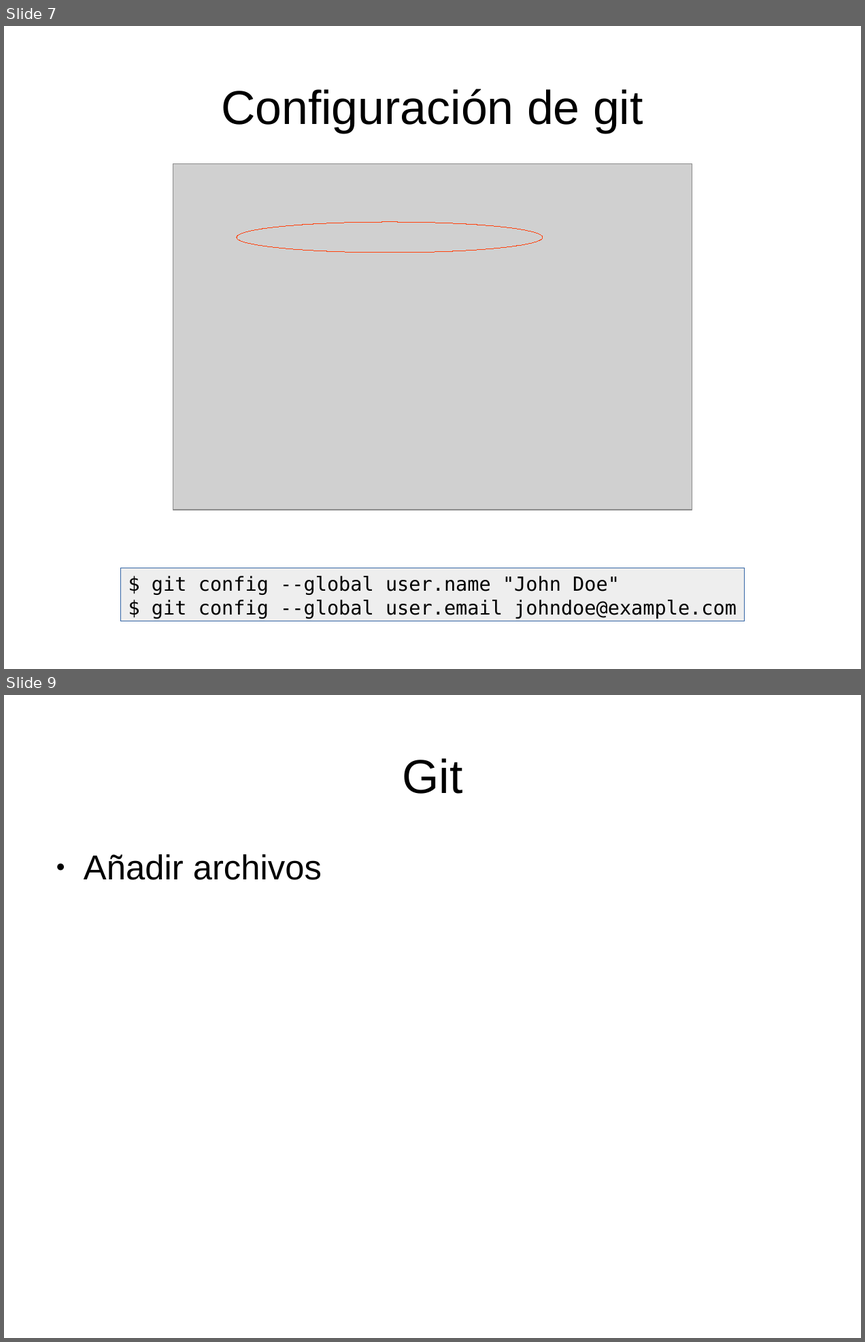
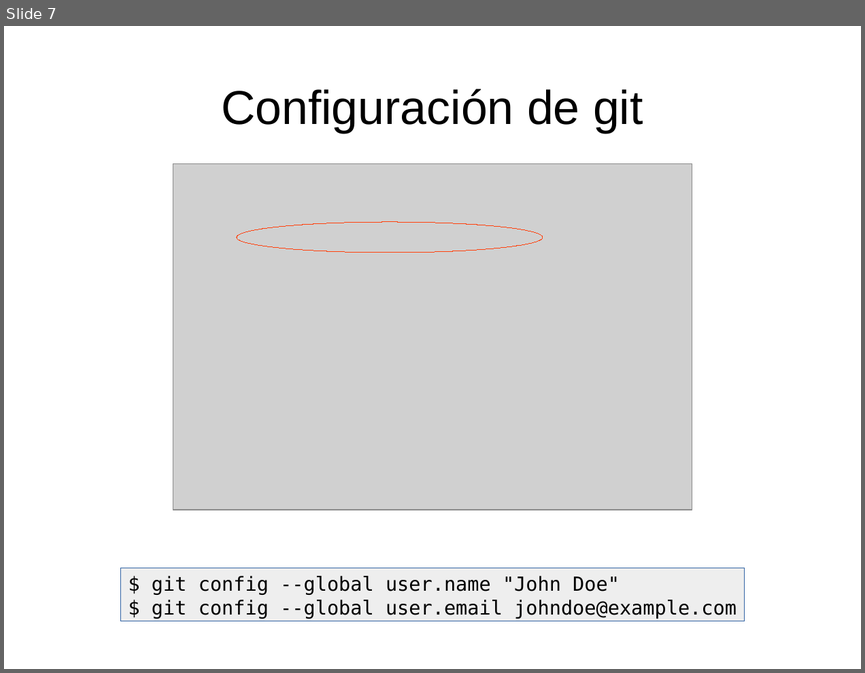
Before and after one commit to franperr/introduccion-git-github, a slide deck: Diapositivas.odp. Shown one above the other, each under a label of ours: slides 7 and 9 before the commit, slide 7 after it; the slides between them are not shown. The pictures are 865x1342 and 865x673 pixels, drawn with LibreOffice and Linux fonts; fonts in the diff are those of the drawing; grey boxes stand for pictures. Boxes give left, top, right and bottom in pixels: in the first picture for what was removed or moved away, otherwise in the second. Text is boxed around its words. In the diff, an @@ line names an element or a change of style, - is before the commit and + after.

```diff
--- a/Diapositivas.odp
+++ b/Diapositivas.odp
@@ slide 9 removed at (4, 695, 861, 1338), background #FFFFFF @@
@@ title removed at (402, 758, 462, 794) @@
-Git
@@ text removed at (84, 854, 322, 880) @@
-● Añadir archivos
```
Also in this commit, not shown: 1 slide changed, 2 slides added.
